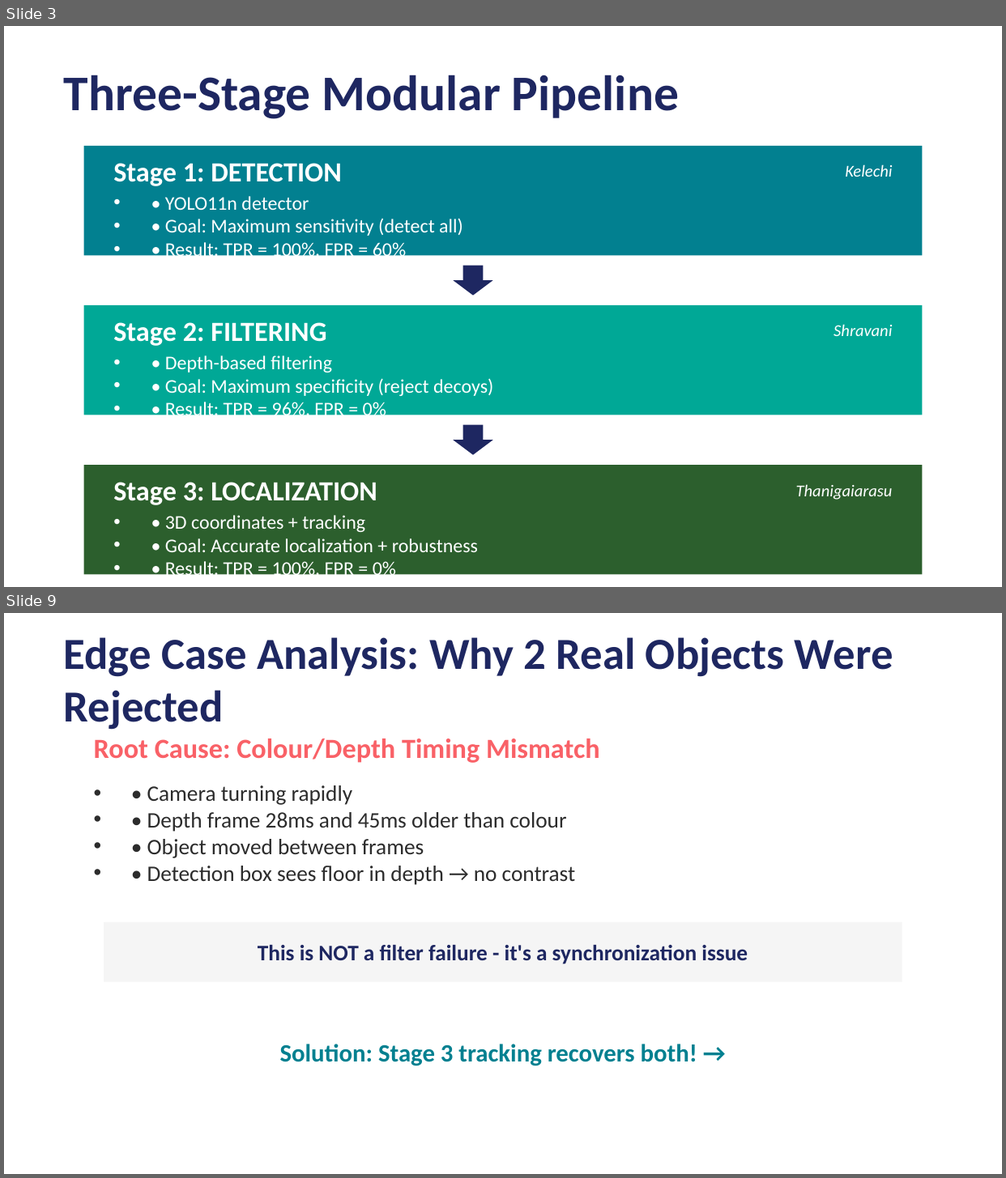
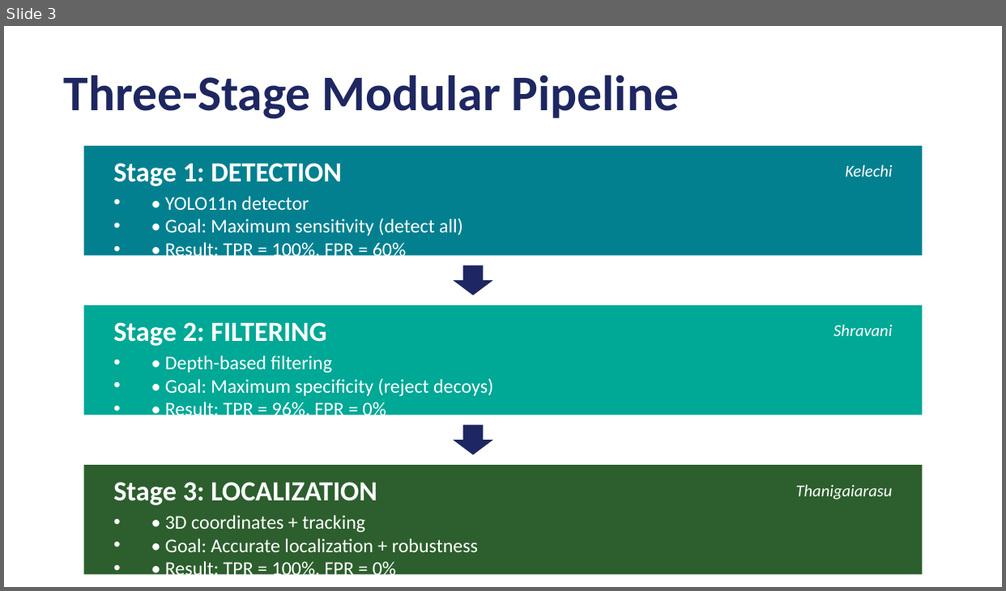
Before and after one commit to ThaniJames/R7020E_Group_7_Object-Detection-and-Localization, a slide deck: Fire_Extinguisher_Detection_Presentation.pptx. Shown one above the other, each under a label of ours: slides 3 and 9 before the commit, slide 3 after it; the slides between them are not shown. The pictures are 1006x1178 and 1006x591 pixels, drawn with LibreOffice and Linux fonts; fonts in the diff are those of the drawing. Boxes give left, top, right and bottom in pixels: in the first picture for what was removed or moved away, otherwise in the second. Text is boxed around its words. In the diff, an @@ line names an element or a change of style, - is before the commit and + after.

```diff
--- a/Fire_Extinguisher_Detection_Presentation.pptx
+++ b/Fire_Extinguisher_Detection_Presentation.pptx
@@ slide 9 removed at (4,613,1002,1174), background #FFFFFF @@
@@ text removed at (64,637,893,730) @@
-Edge Case Analysis: Why 2 Real Objects Were Rejected
@@ text removed at (94,739,600,763) @@
-Root Cause: Colour/Depth Timing Mismatch
@@ text removed at (147,786,575,885) @@
-• • Camera turning rapidly
-• • Depth frame 28ms and 45ms older than colour
-• • Object moved between frames
-• • Detection box sees floor in depth → no contrast
@@ rectangle removed at (104,922,902,982) @@
@@ text removed at (258,944,748,965) @@
-This is NOT a filter failure - it's a synchronization issue
@@ text removed at (280,1044,697,1067) @@
-Solution: Stage 3 tracking recovers both! →
```
Also in this commit, not shown: 4 slides changed, 7 slides added, 6 other slides removed.
